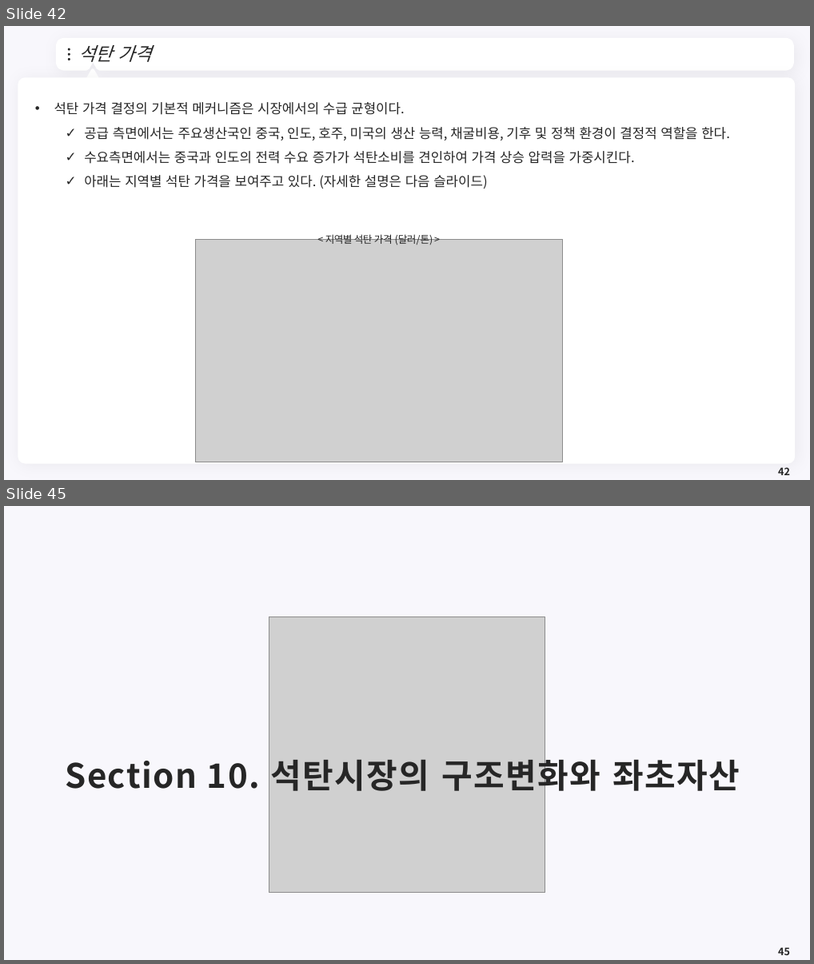
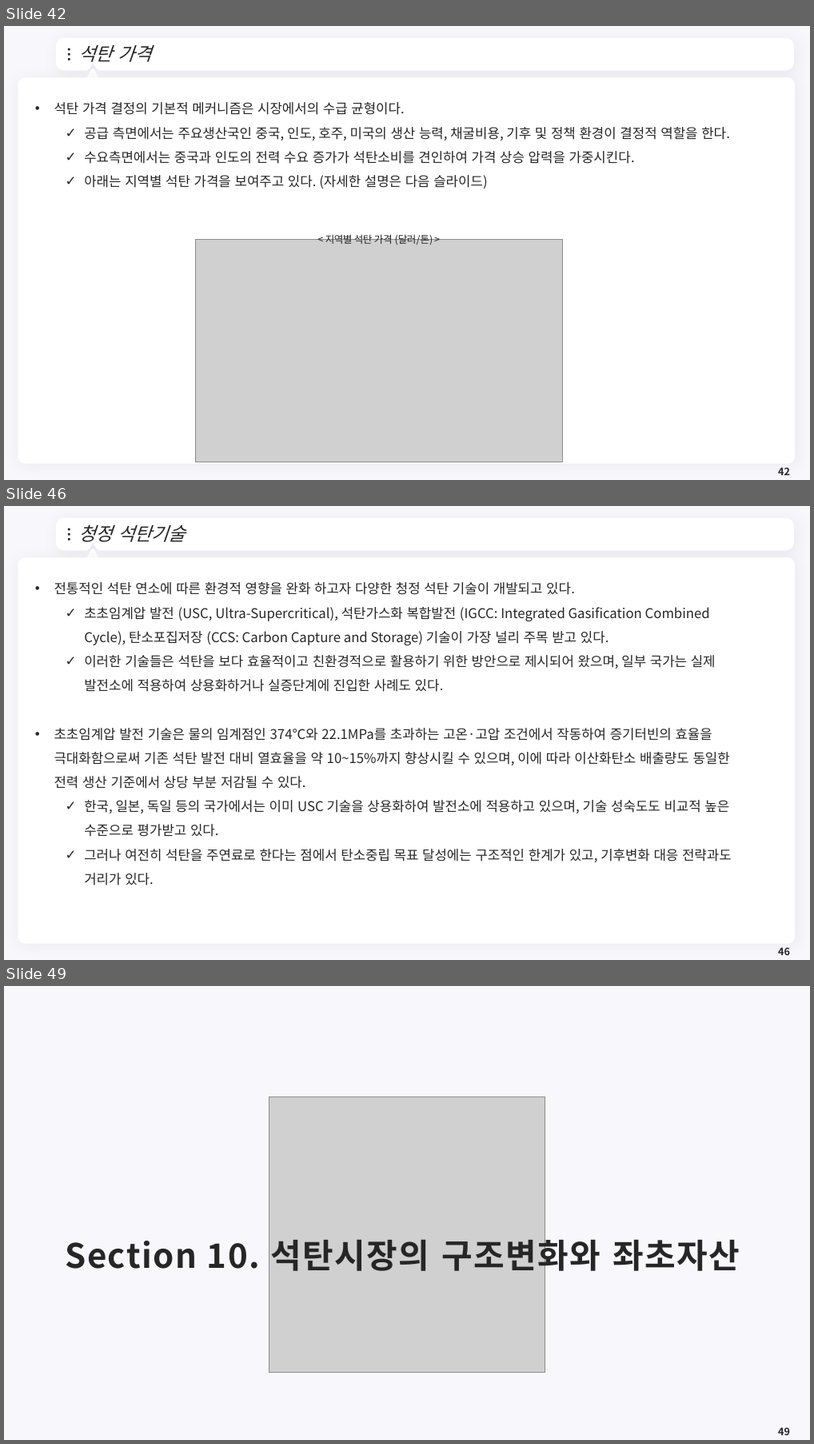
Before and after one commit to meandthey/Teaching, a slide deck: 에너지경제학/자원에너지경제학_Chapter_4 (석탄).pptx. Shown one above the other, each under a label of ours: slides 42 and 45 before the commit, slides 42, 46 and 49 after it; the slides between them are not shown. The pictures are 814x964 and 814x1444 pixels, drawn with LibreOffice and Linux fonts; fonts in the diff are those of the drawing; grey boxes stand for pictures; background and template pictures are left out. Boxes give left, top, right and bottom in pixels: in the first picture for what was removed or moved away, otherwise in the second. Text is boxed around its words. In the diff, an @@ line names an element or a change of style, - is before the commit and + after.

```diff
--- a/에너지경제학/자원에너지경제학_Chapter_4 (석탄).pptx
+++ b/에너지경제학/자원에너지경제학_Chapter_4 (석탄).pptx
@@ slide 46 added at (4,506,810,960), background #F8F7FC; not listed: 7 template elements that a slide beside it also shows @@
@@ title added at (78,525,186,542), 22 pt, text #262626, italic @@
+청정 석탄기술
@@ text added at (54,582,732,885), 16 pt, text #262626 @@
+• 전통적인 석탄 연소에 따른 환경적 영향을 완화 하고자 다양한 청정 석탄 기술이 개발되고 있다.
+  ✓ 초초임계압 발전 (USC, Ultra-Supercritical), 석탄가스화 복합발전 (IGCC: Integrated Gasification Combined Cycle), 탄소포집저장 (CCS: Carbon Capture and Storage) 기술이 가장 널리 주목 받고 있다.
+  ✓ 이러한 기술들은 석탄을 보다 효율적이고 친환경적으로 활용하기 위한 방안으로 제시되어 왔으며, 일부 국가는 실제 발전소에 적용하여 상용화하거나 실증단계에 진입한 사례도 있다.
+• 초초임계압 발전 기술은 물의 임계점인 374℃와 22.1MPa를 초과하는 고온·고압 조건에서 작동하여 증기터빈의 효율을 극대화함으로써 기존 석탄 발전 대비 열효율을 약 10~15%까지 향상시킬 수 있으며, 이에 따라 이산화탄소 배출량도 동일한 전력 생산 기준에서 상당 부분 저감될 수 있다.
+  ✓ 한국, 일본, 독일 등의 국가에서는 이미 USC 기술을 상용화하여 발전소에 적용하고 있으며, 기술 성숙도도 비교적 높은 수준으로 평가받고 있다.
+  ✓ 그러나 여전히 석탄을 주연료로 한다는 점에서 탄소중립 목표 달성에는 구조적인 한계가 있고, 기후변화 대응 전략과도 거리가 있다.
@@ page number added at (778,947,790,955), 12 pt, text #262626, bold @@
+46
@@ what was slide 45 is now slide 49 @@
```
Also in this commit, not shown: 2 slides changed, 5 other slides added, 1 slide removed, 2 other files.
